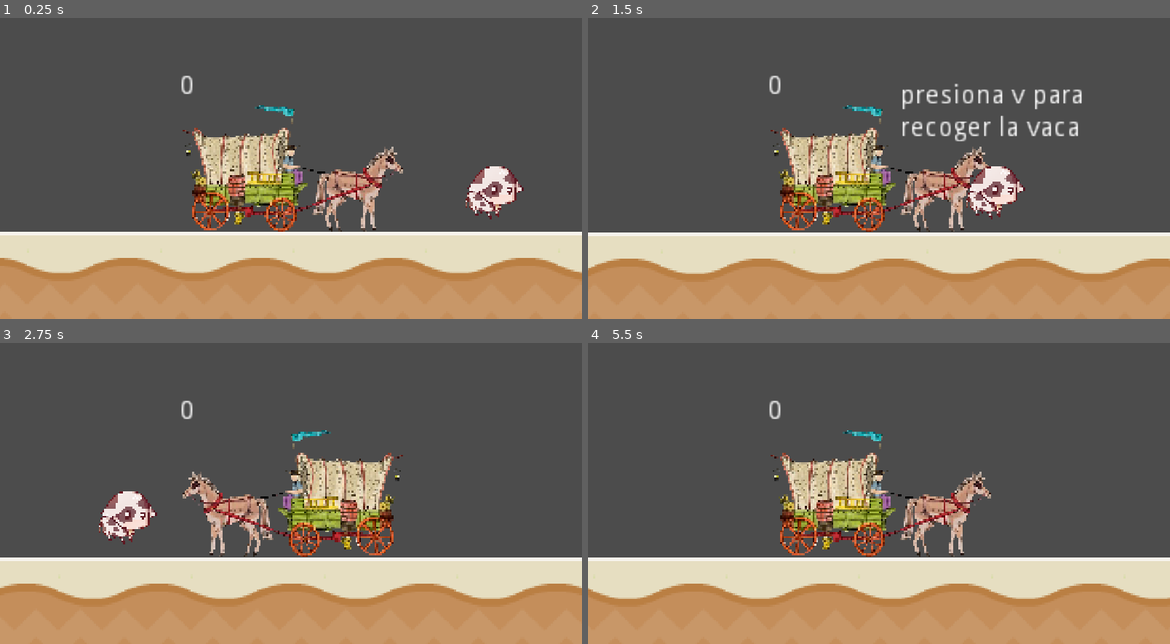
Above: before the commit, frames 1-4 (two rows, left to right).
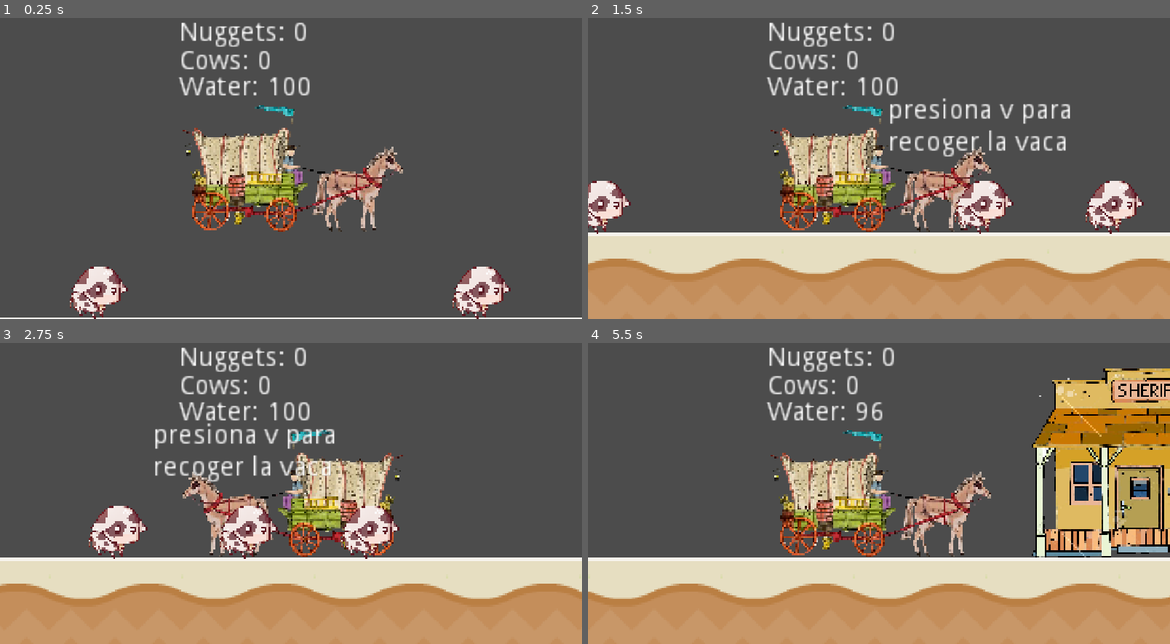
Above: after the commit, the same moments.

Repository: Asdaois/west-cow-builder
Game: Godot game, scene res://Main.tscn
Two runs of this game, one before a commit and one after it. Both use one fixed random seed, a clock stepped at 60 frames per second and the inputs below.
Inputs:
- Up to frame 1 (0.25 s): no input
- Up to frame 2 (1.5 s): hold Right (ui_right) from 0.53 s (still down); tap V at 1.25 s
- Up to frame 3 (2.75 s): tap V at 2 s; release Right (ui_right) at 2.03 s; hold Left (ui_left) from 2.03 s (still down)
- Up to frame 4 (5.5 s): tap V at 2.75 s; release Left (ui_left) at 2.78 s; hold Right (ui_right) 2.78-4.28 s; hold Left (ui_left) 4.28-5.03 s; hold Right (ui_right) from 5.03 s (still down)

The runs differ from the first frame. In frame 1, 32% of the frame differs, in the area x 0-100%, y 1-100%; in frame 2, 9.1%; in frame 3, 7.7%; in frame 4, 15%.

Commit message:
Add player base and water meter
The player can deliver the cows to a base and has a water dependency

Diff:
--- a/game/Main.tscn
+++ b/game/Main.tscn
@@ -1,13 +1,17 @@
-[gd_scene load_steps=4 format=2]
+[gd_scene load_steps=5 format=2]
 
 [ext_resource path="res://player/Player.tscn" type="PackedScene" id=1]
 [ext_resource path="res://test/test-floor-generator/FloorGenerator.tscn" type="PackedScene" id=2]
 [ext_resource path="res://cow/Cow.tscn" type="PackedScene" id=3]
+[ext_resource path="res://base/Base.tscn" type="PackedScene" id=4]
 
 [node name="Main" type="Node2D"]
 
+[node name="Base" parent="." instance=ExtResource( 4 )]
+position = Vector2( 997, 46 )
+
 [node name="Player" parent="." instance=ExtResource( 1 )]
-position = Vector2( 210, 59 )
+position = Vector2( 217, 6 )
 
 [node name="Camera2D" type="Camera2D" parent="Player"]
 position = Vector2( -1, -7 )
@@ -16,7 +20,19 @@
 
 [node name="FloorGenerator" parent="." instance=ExtResource( 2 )]
 position = Vector2( 34.75, 130.75 )
-floor_length = 16
+floor_length = 100
 
 [node name="Cow" parent="." instance=ExtResource( 3 )]
 position = Vector2( 316, 75 )
+
+[node name="Cow2" parent="." instance=ExtResource( 3 )]
+position = Vector2( 45, 75 )
+
+[node name="Cow3" parent="." instance=ExtResource( 3 )]
+position = Vector2( 114, 75 )
+
+[node name="Cow4" parent="." instance=ExtResource( 3 )]
+position = Vector2( 449, 71 )
+
+[node name="Cow5" parent="." instance=ExtResource( 3 )]
+position = Vector2( 385, 71 )
--- /dev/null
+++ b/game/base/Base.gd
@@ -0,0 +1,49 @@
+# class_name
+extends StaticBody2D
+
+# custom signals
+
+# enums - constant
+
+# exports variables
+export var NUGGETS_EARNED = 3
+
+# public - private variables
+var _delivery = false
+var stats = PlayerStats
+
+# on ready variables
+onready var label := $Label
+
+# built-in functions
+
+func _init() -> void:
+  pass
+
+func _input(event):
+	if(_delivery):
+		if(Input.get_action_strength("ui_down")):
+			stats.nuggets += NUGGETS_EARNED * stats.cows
+			stats.cows = 0
+
+func _ready() -> void:
+  pass
+
+# public - private functions
+
+
+# signals handlers
+
+
+func _on_DetectionArea_area_entered(area):
+	if area.name == "PlayerArea":
+		if(stats.cows > 0):
+			label.text = "Entregar Vacas"
+			_delivery = true
+		else:
+			label.text = "No tienes vacas"
+
+
+func _on_DetectionArea_area_exited(area):
+	label.text = ""
+	_delivery = false
--- /dev/null
+++ b/game/base/Base.tscn
@@ -0,0 +1,40 @@
+[gd_scene load_steps=5 format=2]
+
+[ext_resource path="res://base/sprites/base.png" type="Texture" id=1]
+[ext_resource path="res://base/Base.gd" type="Script" id=2]
+
+[sub_resource type="RectangleShape2D" id=1]
+extents = Vector2( 61, 7 )
+
+[sub_resource type="CircleShape2D" id=2]
+radius = 85.4751
+
+[node name="Base" type="StaticBody2D"]
+collision_layer = 0
+collision_mask = 8
+script = ExtResource( 2 )
+
+[node name="Sprite" type="Sprite" parent="."]
+texture = ExtResource( 1 )
+
+[node name="CollisionShape2D" type="CollisionShape2D" parent="."]
+position = Vector2( 0, 43 )
+shape = SubResource( 1 )
+
+[node name="DetectionArea" type="Area2D" parent="."]
+collision_layer = 2
+collision_mask = 0
+
+[node name="CollisionShape2D" type="CollisionShape2D" parent="DetectionArea"]
+shape = SubResource( 2 )
+
+[node name="Label" type="Label" parent="."]
+margin_left = -46.0
+margin_top = -14.0
+margin_right = 46.0
+__meta__ = {
+"_edit_use_anchors_": false
+}
+
+[connection signal="area_entered" from="DetectionArea" to="." method="_on_DetectionArea_area_entered"]
+[connection signal="area_exited" from="DetectionArea" to="." method="_on_DetectionArea_area_exited"]
--- a/game/cow/Cow.gd
+++ b/game/cow/Cow.gd
@@ -6,9 +6,12 @@
 # enums - constant
 
 # exports variables
+export var GRAVITY = 400
 
 # public - private variables
 var _pickable = false
+var stats = PlayerStats
+var velocity := Vector2.ZERO
 
 # on ready variables
 onready var label := $Label
@@ -18,21 +21,26 @@
 func _init() -> void:
 	pass
 
-func _input(event):
+func _input(_event) -> void:
 	if(_pickable):
 		if Input.is_key_pressed(16777234):
-			print("brother")
+			stats.cows += 1
+			print(stats.cows)
+			queue_free()
 
-func _ready() -> void:
-	pass
+func _physics_process(delta):
+	_add_gravity(delta)
 
 # public - private functions
+func _add_gravity(delta) -> void:
+	if !is_on_floor():
+		velocity.y += delta * GRAVITY
+	velocity = move_and_slide(velocity)
 
 # signals handlers
 
-
-func _on_PlayerDetectionArea_area_entered(area):
-	if area.name == "PlayerArea":
+func _on_PlayerDetectionArea_area_entered(_area):
+	if _area.name == "PlayerArea":
 		label.text = "presiona v para \nrecoger la vaca"
 		_pickable = true
 
--- a/game/player/Player.gd
+++ b/game/player/Player.gd
@@ -10,17 +10,25 @@
 export var MAX_SPEED = 400
 export var FRICTION = 200
 export var GRAVITY = 400
+export var WATER_CONSUMPTION_TIME = 3
+export var WATER_CONSUMPTION_QUANTITY = 4
 # public - private variables
 var velocity := Vector2.ZERO
 var stats = PlayerStats
+var timer_flag = true
 
 # on ready variables
 onready var animationPlayer := $AnimationPlayer
 onready var label := $Label
+onready var label2 := $Label2
+onready var label3 := $Label3
+onready var water_consumption := $WaterConsumption
 
 # built-in functions
 func _ready() -> void:
 	stats.connect("nuggets_changed", self, "_get_nugget")
+	stats.connect("cows_changed", self, "_get_cow")
+	stats.connect("water_changed", self, "_get_water")
 
 func _physics_process(delta) -> void:
 	_move_state(delta)
@@ -52,8 +60,26 @@
 
 func _move() -> void:
 	velocity = move_and_slide(velocity)
+	if (timer_flag):
+		_water_timer()
+
+func _water_timer() -> void:
+	if(velocity.x != 0):
+		water_consumption.start(WATER_CONSUMPTION_TIME)
+		timer_flag = false
+	else:
+		water_consumption.stop()
 
 func _get_nugget(value):
-	label.text = String(value)
+	label.text = "Nuggets: " + String(value)
+
+func _get_cow(value):
+	label2.text = "Cows: " + String(value)
+
+func _get_water(value):
+	label3.text = "Water: " + String(value)
 
 # signals handlers
+func _on_WaterConsumption_timeout():
+	stats.water -= WATER_CONSUMPTION_QUANTITY
+	timer_flag = true
--- a/game/player/Player.tscn
+++ b/game/player/Player.tscn
@@ -72,9 +72,6 @@
 ]]
 collision_mask = 14
 script = ExtResource( 1 )
-__meta__ = {
-"_edit_group_": true
-}
 
 [node name="Sprite" type="Sprite" parent="."]
 texture = ExtResource( 2 )
@@ -102,10 +99,34 @@
 
 [node name="Label" type="Label" parent="."]
 margin_left = -60.0
-margin_top = -47.0
-margin_right = -20.0
-margin_bottom = -33.0
-text = "0"
+margin_top = -75.0
+margin_right = 8.0
+margin_bottom = -61.0
+text = "Nuggets: 0"
 __meta__ = {
 "_edit_use_anchors_": false
 }
+
+[node name="Label2" type="Label" parent="."]
+margin_left = -60.0
+margin_top = -60.0
+margin_right = 8.0
+margin_bottom = -46.0
+text = "Cows: 0"
+__meta__ = {
+"_edit_use_anchors_": false
+}
+
+[node name="Label3" type="Label" parent="."]
+margin_left = -60.0
+margin_top = -46.0
+margin_right = -20.0
+margin_bottom = -32.0
+text = "Water: 100"
+__meta__ = {
+"_edit_use_anchors_": false
+}
+
+[node name="WaterConsumption" type="Timer" parent="."]
+
+[connection signal="timeout" from="WaterConsumption" to="." method="_on_WaterConsumption_timeout"]
--- a/game/player/PlayerStats.gd
+++ b/game/player/PlayerStats.gd
@@ -3,13 +3,22 @@
 
 # custom signals
 signal no_nuggets
+signal no_water
 signal nuggets_changed(value)
 signal max_nuggets_changed(value)
+signal cows_changed(value)
+signal max_cows_changed(vale)
+signal water_changed(value)
+signal max_water_changed(value)
 # enums - constant
 
 # exports variables
 export var max_nuggets := 10 setget set_max_nuggets
 export var nuggets := 0 setget set_nuggets
+export var max_cows := 1 setget set_max_cows
+export var cows := 0 setget set_cows
+export var max_water := 100 setget set_max_water
+export var water := 100 setget set_water
 
 # public - private variables
 
@@ -18,6 +27,8 @@
 # built-in functions
 func _ready():
 	self.nuggets = 0
+	self.cows = 0
+	self.water = 100
 
 # public - private functions
 func set_max_nuggets(value):
@@ -31,4 +42,24 @@
 	if(nuggets <= 0):
 		emit_signal("no_nuggets")
 
+func set_max_cows(value):
+	max_cows = value
+	self.cows = min(cows, max_cows)
+	emit_signal("max_cows_changed", max_cows)
+
+func set_cows(value):
+	cows = value
+	emit_signal("cows_changed", cows)
+
+func set_max_water(value):
+	max_water = value
+	self.water = min(water, max_water)
+	emit_signal("max_water_changed", max_water)
+
+func set_water(value):
+	water = value
+	emit_signal("water_changed", water)
+	if(water <= 0):
+		emit_signal("no_water")
+
 # signals handlers
Binary file added: game/base/sprites/base.png
